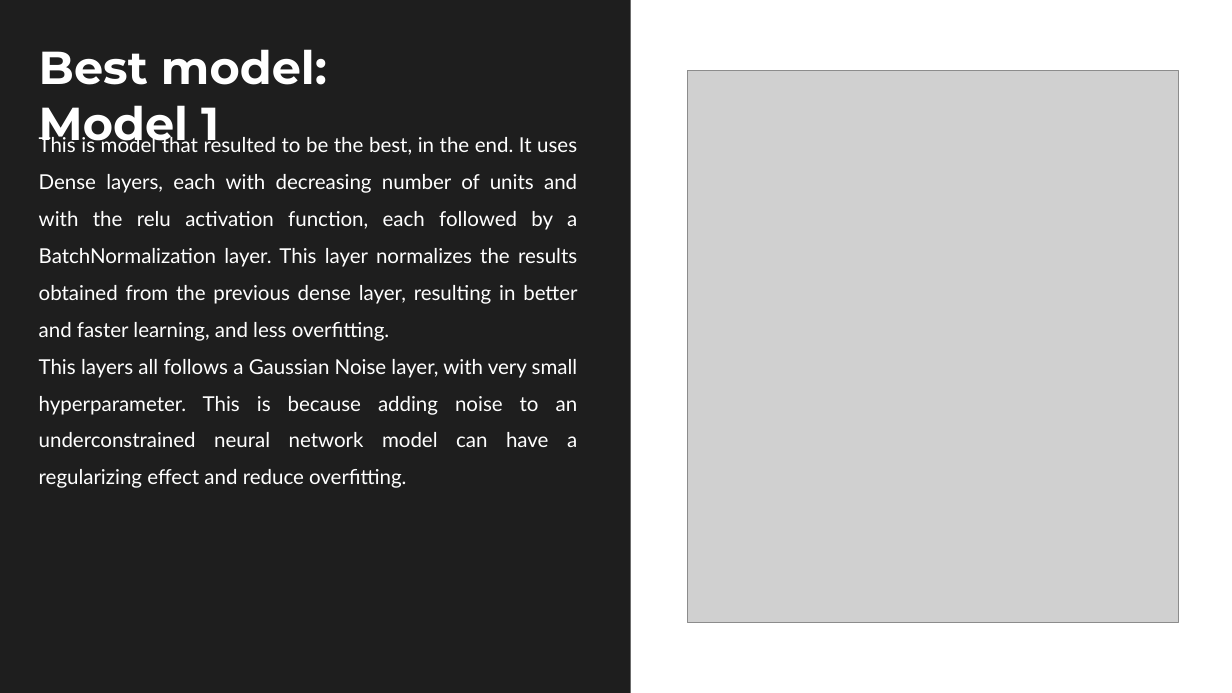
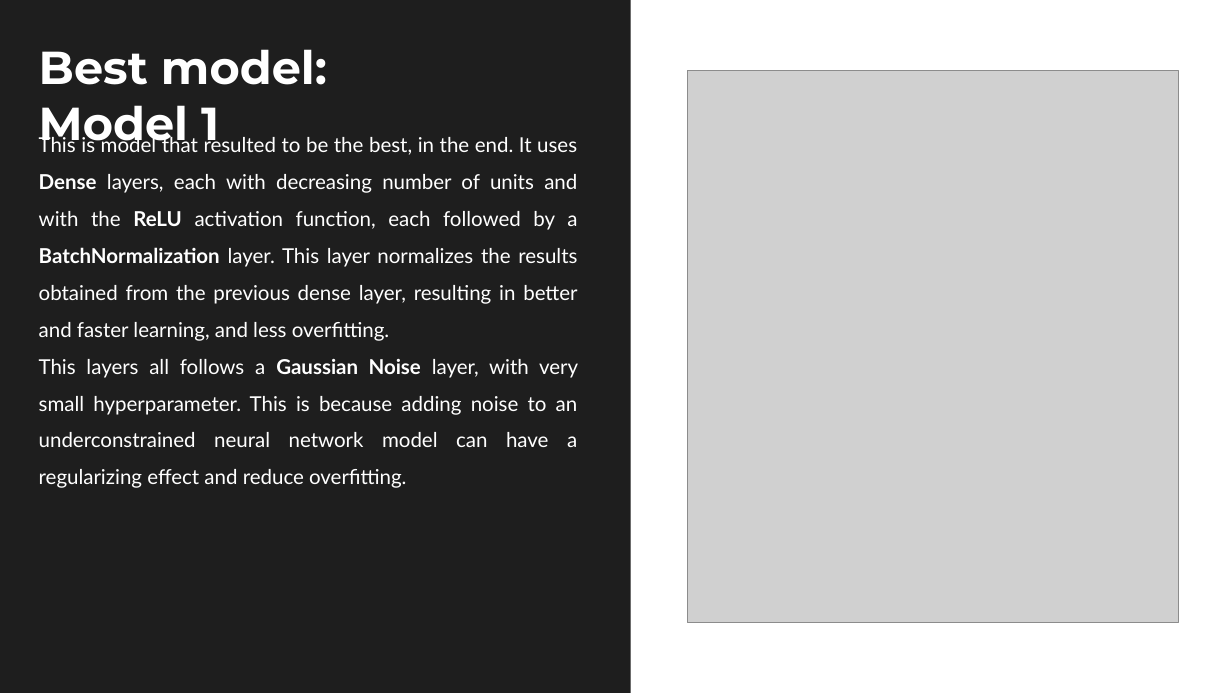
Before and after one commit to Chri1629/aml_project, a slide deck: slide 6 of presentation/presentation.pptx. Drawn at 1232x693 pixels with LibreOffice and Linux fonts; fonts in the diff are those of the drawing; grey boxes stand for pictures. Boxes give left, top, right and bottom in pixels: in the first picture for what was removed or moved away, otherwise in the second. Text is boxed around its words. In the diff, an @@ line names an element or a change of style, - is before the commit and + after.

```diff
--- a/presentation/presentation.pptx
+++ b/presentation/presentation.pptx
@@ text at <box>39,134,577,341</box>: text changed @@
-This is model that resulted to be the best, in the end. It uses Dense layers, each with decreasing number of units and with the relu activation function, each followed by a BatchNormalization layer. This layer normalizes the results obtained from the previous dense layer, resulting in better and faster learning, and less overfitting.
+This is model that resulted to be the best, in the end. It uses Dense layers, each with decreasing number of units and with the ReLU activation function, each followed by a BatchNormalization layer. This layer normalizes the results obtained from the previous dense layer, resulting in better and faster learning, and less overfitting.
@@ text at <box>39,359,578,488</box>: bold on in "Gaussian Noise" @@
```
Also in this commit, not shown: 2 other slides changed, 1 slide added, 1 slide removed, 5 other files.
